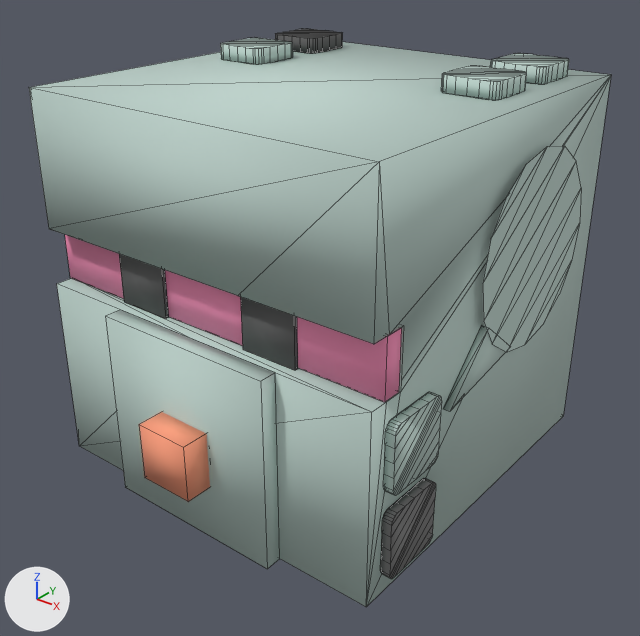
What one commit did to the OBJ model models/control/control.obj.
The view is the same before and after, from a camera (50 mm lens) standing at (2.69, -3.44, 2.84) and looking at (0.09, -0.18, 0.82). The lights are fixed; the arrows at lower left show +X, +Y and +Z. Mesh edges are drawn as thin lines. Where no turn or scale is listed for an object, it has been applied to the vertices. Vertices at the same position are counted once.

Names of what the first picture shows: 'b1', 'b3', 'body', 'e1', 'e2', 'eb', 'f1', 'red', 'topb2', 'topb3', 'topb4', '|SbV.001'.
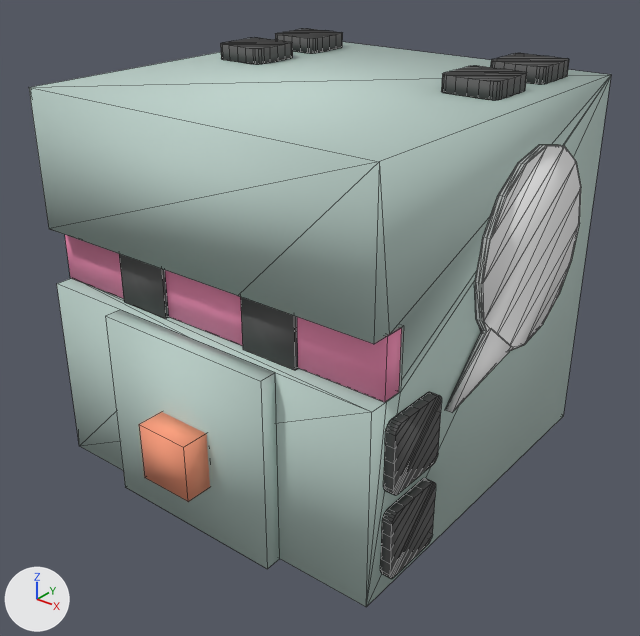
The edits, one by one:
me_b3 has 64 vertices, 62 faces and spans x 1.0..1.05, y -0.9..-0.55, z 0.55..0.9.
me_b3 is used by ob_b3; location (0.0, 0.0, 0.0).
me_b3 part 1: 62 faces spanning x 1.0..1.05, y -0.9..-0.55, z 0.55..0.9 switch from mat_f1 (light grey #bfd5cd) to mat_topb1 (dark grey #595959).
me_topb2 has 64 vertices, 62 faces and spans x 0.55..0.85, y 0.55..0.85, z 2.0..2.08.
me_topb2 is used by ob_topb2; location (0.0, 0.0, 0.0).
me_topb2 part 4: 62 faces spanning x 0.55..0.85, y 0.55..0.85, z 2.0..2.08 switch from mat_f1 (light grey #bfd5cd) to mat_topb1 (dark grey #595959).
me_topb3 has 64 vertices, 62 faces and spans x -0.85..-0.55, y 0.1..0.4, z 2.0..2.08.
me_topb3 is used by ob_topb3; location (0.0, 0.0, 0.0).
me_topb3 part 5: 62 faces spanning x -0.85..-0.55, y 0.1..0.4, z 2.0..2.08 switch from mat_f1 (light grey #bfd5cd) to mat_topb1 (dark grey #595959).
me_topb4 has 64 vertices, 62 faces and spans x 0.55..0.85, y 0.1..0.4, z 2.0..2.08.
me_topb4 is used by ob_topb4; location (0.0, 0.0, 0.0).
me_topb4 part 6: 62 faces spanning x 0.55..0.85, y 0.1..0.4, z 2.0..2.08 switch from mat_f1 (light grey #bfd5cd) to mat_topb1 (dark grey #595959).
me_sbv_001 is used by ob_sbv_001; location (0.0, 0.0, 0.0).
me_sbv_001 had 22 vertices, 22 faces and spanned x 1.0..1.04, y -0.45..0.75, z 0.75..1.8.
me_sbv_001 now has 107 vertices, 186 faces and spans x 1.0..1.05, y -0.45..0.75, z 0.75..1.8.
me_sbv_001 part 2: 7 vertices removed from x 1.0..1.04, y -0.45..0.1, z 0.75..1.05; 92 vertices added at x 1.0..1.05, y -0.45..0.75, z 0.75..1.8.
me_sbv_001 part 3: 9 faces spanning x 1.04, y -0.25..0.75, z 0.8..1.8 switch from mat_f1 (light grey #bfd5cd) to mat_sbv (white #ffffff).

Pixel boxes [x1, y1, x2, y2] of what changed, in the pictures (640 x 636 px):
'|SbV.001', reshaped
    before: [443, 146, 581, 412]
    after: [445, 145, 581, 413]
part 1 of me_b3, recoloured
    both: [383, 392, 442, 495]
part 2 of me_sbv_001, built on
    before: [443, 162, 581, 412]
    after: [445, 145, 581, 413]
part 3 of me_sbv_001, recoloured
    both: [483, 146, 580, 344]
part 4 of me_topb2, recoloured
    both: [490, 53, 569, 84]
part 5 of me_topb3, recoloured
    both: [220, 38, 293, 65]
part 6 of me_topb4, recoloured
    both: [441, 66, 527, 100]
